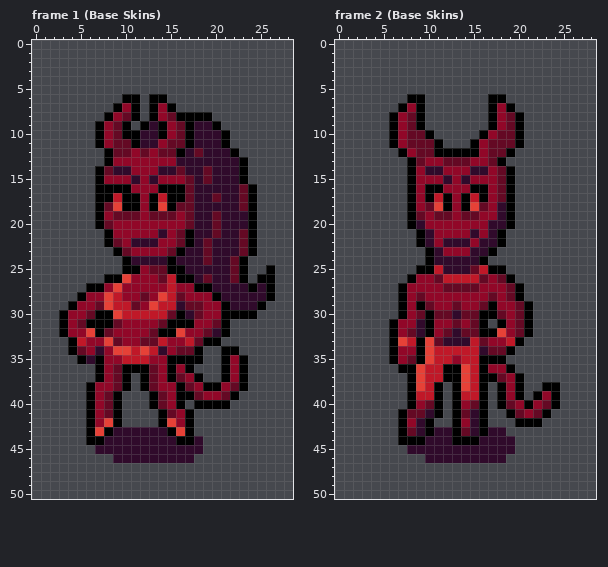
Two states of a pixel-art file, Succubus/Sprites/Characters.aseprite. Above: the version before the commit.
29x51 pixels, 52 frames. Shown: frame 1 (Base Skins), frame 2 (Base Skins). The commit also changed other frames, which this record leaves out.
And afterwards:
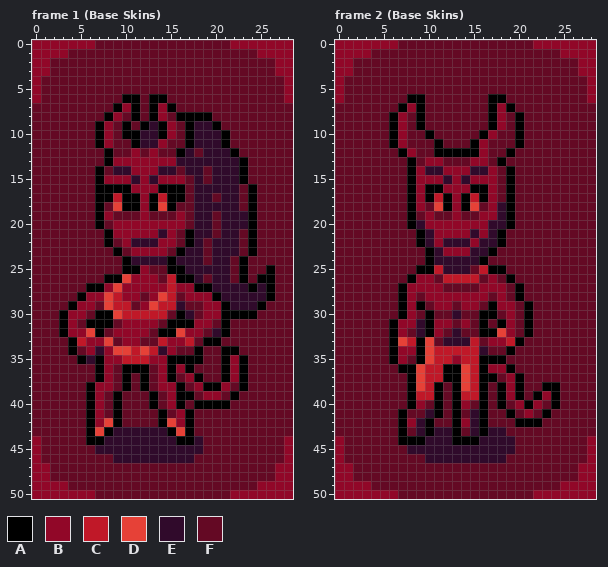
Palette (. is transparent): A #000000  B #910728  C #c01828  D #e64137  E #300a2b  F #640924
Difference:
layer "Background" now shown
Changed rows in their new state; - is an unchanged pixel.
Frame 1 (Base Skins), layer "Background":
first column x 0:
 0 BBBBBBBFFFFFFFFFFFFFFFBBBBBBB
 1 BBBBFFFFFFFFFFFFFFFFFFFFFBBBB
 2 BBFFFFFFFFFFFFFFFFFFFFFFFFFBB
 3 BBFFFFFFFFFFFFFFFFFFFFFFFFFBB
 4 BFFFFFFFFFFFFFFFFFFFFFFFFFFFB
 5 BFFFFFFFFFFFFFFFFFFFFFFFFFFFB
 6 BFFFFFFFFF--F--FFFFFFFFFFFFFB
 7 FFFFFFFFF---F---FFFFFFFFFFFFF
 8 FFFFFFFF----F-------FFFFFFFFF
 9 FFFFFFF----F---------FFFFFFFF
10 FFFFFFF---------------FFFFFFF
11 FFFFFFF---------------FFFFFFF
12 FFFFFFFF---------------FFFFFF
13 FFFFFFFF----------------FFFFF
14 FFFFFFF-----------------FFFFF
15 FFFFFFF-----------------FFFFF
16 FFFFFFF------------------FFFF
17 FFFFFFF------------------FFFF
18 FFFFFFF------------------FFFF
19 FFFFFFF------------------FFFF
20 FFFFFFF------------------FFFF
21 FFFFFFFF-----------------FFFF
22 FFFFFFFF-----------------FFFF
23 FFFFFFFFF----------------FFFF
24 FFFFFFFFFF--------------FFFFF
25 FFFFFFFFFF--------------FF-FF
26 FFFFFFFF----------------F--FF
27 FFFFFF---------------------FF
28 FFFFF----------------------FF
29 FFFF----------------------FFF
30 FFF----------------------FFFF
31 FFF-------------------FFFFFFF
32 FFF-------------------FFFFFFF
33 FFFF-----------------FFFFFFFF
34 FFFF---------------FF--FFFFFF
35 FFFFF--------------FF---FFFFF
36 FFFFFFF-----------FFF---FFFFF
37 FFFFFFF----F-------FF---FFFFF
38 FFFFFF-----F------------FFFFF
39 FFFFFF----FFF----------FFFFFF
40 FFFFFF----FFF----F----FFFFFFF
41 FFFFFF----FFFF----FFFFFFFFFFF
42 FFFFFF----FFFF----FFFFFFFFFFF
43 FFFFFF------------FFFFFFFFFFF
44 BFFFFF-------------FFFFFFFFFB
45 BFFFFFF------------FFFFFFFFFB
46 BFFFFFFFF---------FFFFFFFFFFB
47 BBFFFFFFFFFFFFFFFFFFFFFFFFFBB
48 BBFFFFFFFFFFFFFFFFFFFFFFFFFBB
49 BBBBFFFFFFFFFFFFFFFFFFFFFBBBB
50 BBBBBBBFFFFFFFFFFFFFFFBBBBBBB
Frame 2 (Base Skins), layer "Background":
first column x 0:
 0 BBBBBBBFFFFFFFFFFFFFFFBBBBBBB
 1 BBBBFFFFFFFFFFFFFFFFFFFFFBBBB
 2 BBFFFFFFFFFFFFFFFFFFFFFFFFFBB
 3 BBFFFFFFFFFFFFFFFFFFFFFFFFFBB
 4 BFFFFFFFFFFFFFFFFFFFFFFFFFFFB
 5 BFFFFFFFFFFFFFFFFFFFFFFFFFFFB
 6 BFFFFFFF--FFFFFFF--FFFFFFFFFB
 7 FFFFFFF---FFFFFFF---FFFFFFFFF
 8 FFFFFF----FFFFFFF----FFFFFFFF
 9 FFFFFF----FFFFFFF----FFFFFFFF
10 FFFFFF-----FFFFF-----FFFFFFFF
11 FFFFFF------FFF------FFFFFFFF
12 FFFFFFF-------------FFFFFFFFF
13 FFFFFFFF-----------FFFFFFFFFF
14 FFFFFFFF------------FFFFFFFFF
15 FFFFFFFF------------FFFFFFFFF
16 FFFFFFFF------------FFFFFFFFF
17 FFFFFFFF------------FFFFFFFFF
18 FFFFFFFF------------FFFFFFFFF
19 FFFFFFFF------------FFFFFFFFF
20 FFFFFFFF------------FFFFFFFFF
21 FFFFFFFFF----------FFFFFFFFFF
22 FFFFFFFFF----------FFFFFFFFFF
23 FFFFFFFFFF--------FFFFFFFFFFF
24 FFFFFFFFFF-------FFFFFFFFFFFF
25 FFFFFFFFF----------FFFFFFFFFF
26 FFFFFFFF------------FFFFFFFFF
27 FFFFFFF--------------FFFFFFFF
28 FFFFFFF--------------FFFFFFFF
29 FFFFFFF---------------FFFFFFF
30 FFFFFFF---------------FFFFFFF
31 FFFFFF-----------F----FFFFFFF
32 FFFFFF----------------FFFFFFF
33 FFFFFF---------------FFFFFFFF
34 FFFFFF--------------FFFFFFFFF
35 FFFFFF-------------FFFFFFFFFF
36 FFFFFFF-------------FFFFFFFFF
37 FFFFFFFF-------------FFFFFFFF
38 FFFFFFFF----F----F---FF--FFFF
39 FFFFFFFF----F----F---F---FFFF
40 FFFFFFFF----F----F-------FFFF
41 FFFFFFF-----F----FF-----FFFFF
42 FFFFFFF----FF----FFF---FFFFFF
43 FFFFFFF------------FFFFFFFFFF
44 BFFFFFF-------------FFFFFFFFB
45 BFFFFFFF------------FFFFFFFFB
46 BFFFFFFFFF---------FFFFFFFFFB
47 BBFFFFFFFFFFFFFFFFFFFFFFFFFBB
48 BBFFFFFFFFFFFFFFFFFFFFFFFFFBB
49 BBBBFFFFFFFFFFFFFFFFFFFFFBBBB
50 BBBBBBBFFFFFFFFFFFFFFFBBBBBBB
Boxes around the changes in both pictures, in picture pixels (x1, y1, x2, y2):
added: (32, 40, 293, 499)
added: (335, 40, 596, 499)
